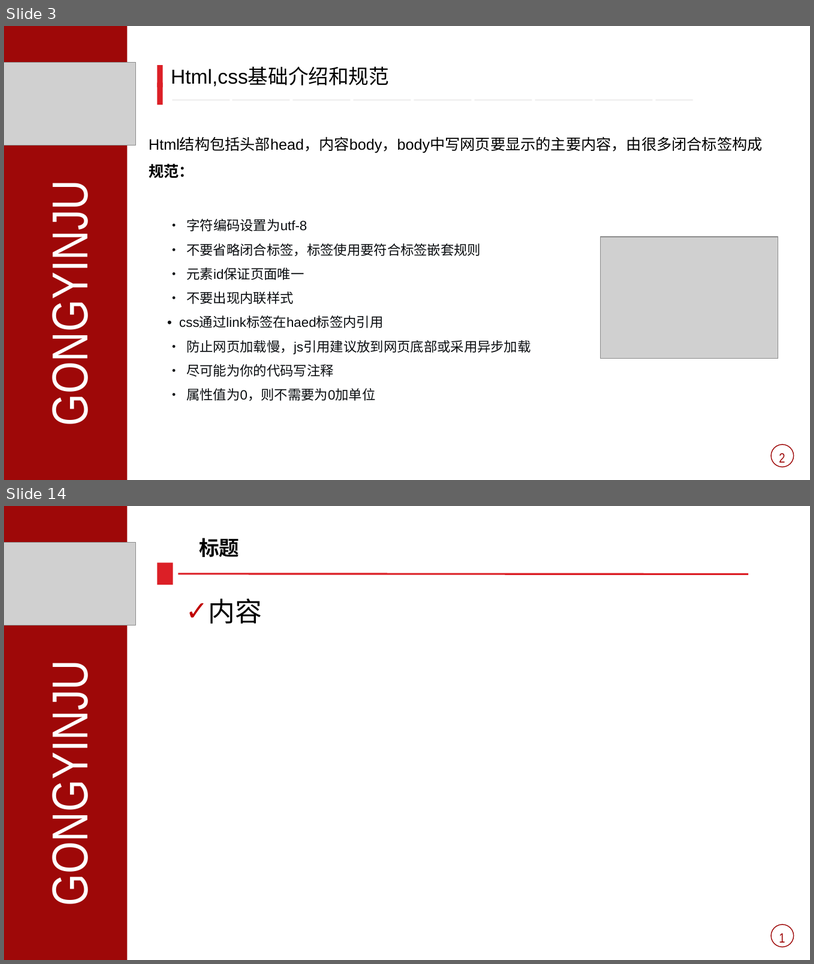
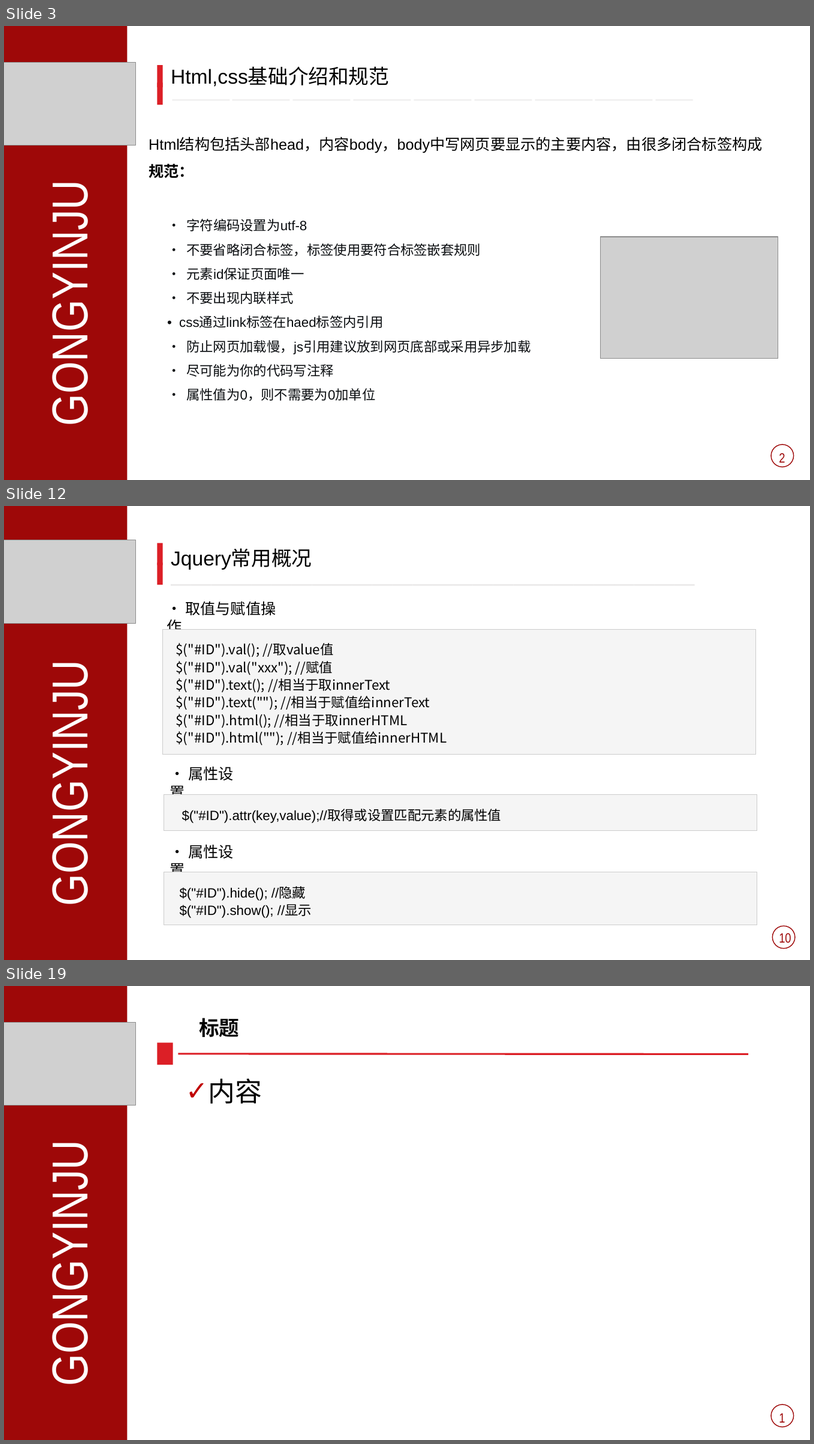
Before and after one commit to fanpeiyao/printTpl, a slide deck: 前端培训.ppt. Shown one above the other, each under a label of ours: slides 3 and 14 before the commit, slides 3, 12 and 19 after it; the slides between them are not shown. The pictures are 814x964 and 814x1444 pixels, drawn with LibreOffice and Linux fonts; fonts in the diff are those of the drawing; grey boxes stand for pictures. Boxes give left, top, right and bottom in pixels: in the first picture for what was removed or moved away, otherwise in the second. Text is boxed around its words. In the diff, an @@ line names an element or a change of style, - is before the commit and + after.

```diff
--- a/前端培训.ppt
+++ b/前端培训.ppt
@@ slide 12 added at box(4, 506, 810, 960), background #FFFFFF @@
@@ rectangle added at box(4, 506, 128, 960), fill #9E0808 @@
@@ picture added at box(4, 540, 137, 623) @@
@@ rectangle added at box(157, 543, 162, 565), fill #DC1F26 @@
@@ text added at box(171, 549, 312, 570), 24 pt, text #E7E6E6 @@
+Jquery常用概况
+——————————————————————————
@@ rectangle added at box(157, 563, 162, 585), fill #DC1F26 @@
@@ text added at box(167, 601, 276, 630), 18 pt, text #000000 @@
+• 取值与赋值操作
@@ rectangle added at box(162, 629, 756, 702), fill #F5F5F5, outline #CCCCCC 0.74 pt @@
@@ rectangle added at box(162, 629, 756, 754), fill #F5F5F5, outline #CCCCCC 0.74 pt @@
@@ text added at box(176, 643, 447, 745), 16 pt, text #000000 @@
+$("#ID").val(); //取value值
+$("#ID").val("xxx"); //赋值
+$("#ID").text(); //相当于取innerText
+$("#ID").text(""); //相当于赋值给innerText
+$("#ID").html(); //相当于取innerHTML
+$("#ID").html(""); //相当于赋值给innerHTML
@@ text added at box(41, 684, 98, 898), 60 pt, text #FFFFFF @@
+GONGYINJU
@@ text added at box(170, 766, 234, 795), 18 pt, text #000000 @@
+• 属性设置
@@ rectangle added at box(164, 795, 757, 831), fill #F5F5F5, outline #CCCCCC 0.74 pt @@
@@ text added at box(182, 809, 502, 823), 16 pt, text #000000 @@
+$("#ID").attr(key,value);//取得或设置匹配元素的属性值
@@ text added at box(170, 844, 234, 872), 18 pt, text #000000 @@
+• 属性设置
@@ rectangle added at box(164, 872, 757, 924), fill #F5F5F5, outline #CCCCCC 0.74 pt @@
@@ text added at box(180, 886, 312, 918), 16 pt, text #000000 @@
+$("#ID").hide(); //隐藏
+$("#ID").show(); //显示
@@ ellipse added at box(773, 925, 795, 948), outline #9E0808 0.99 pt @@
@@ text added at box(779, 933, 791, 943), 16 pt, text #9E0808 @@
+10
@@ what was slide 14 is now slide 19 @@
```
Also in this commit, not shown: 10 slides changed, 4 other slides added.
